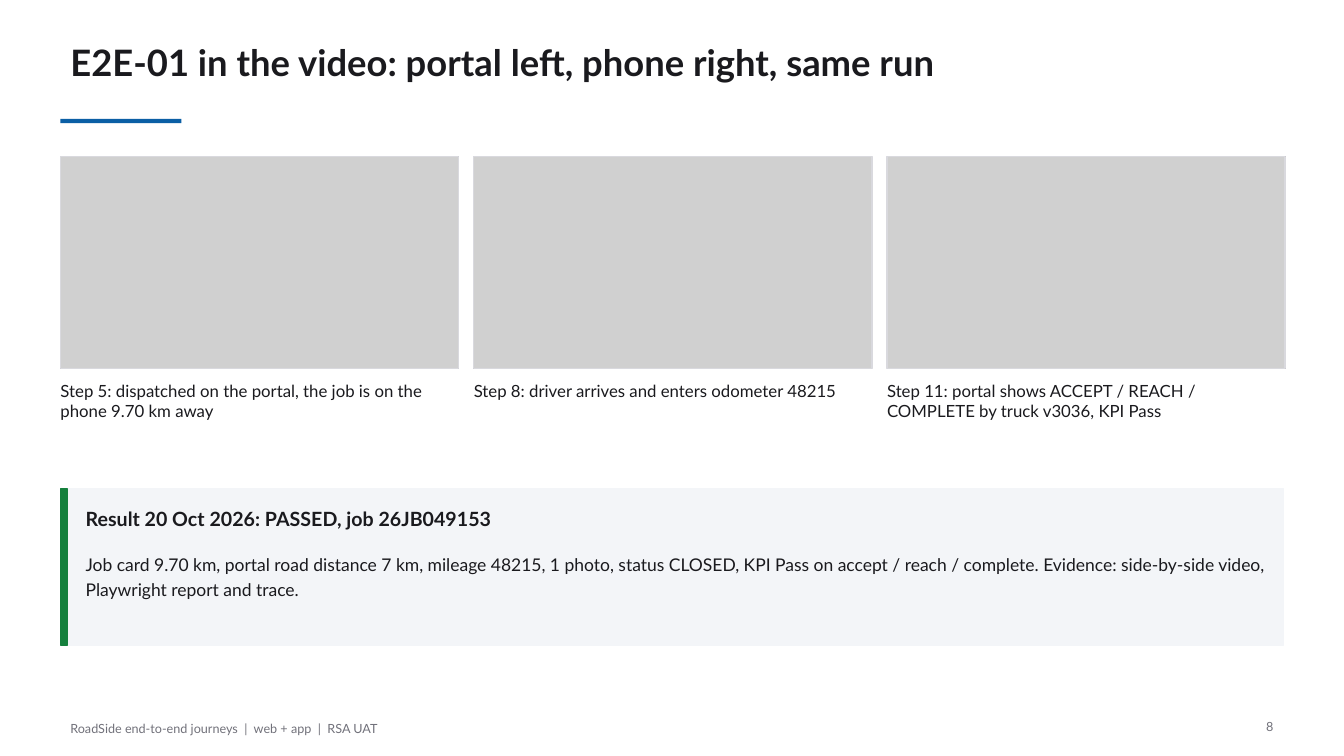
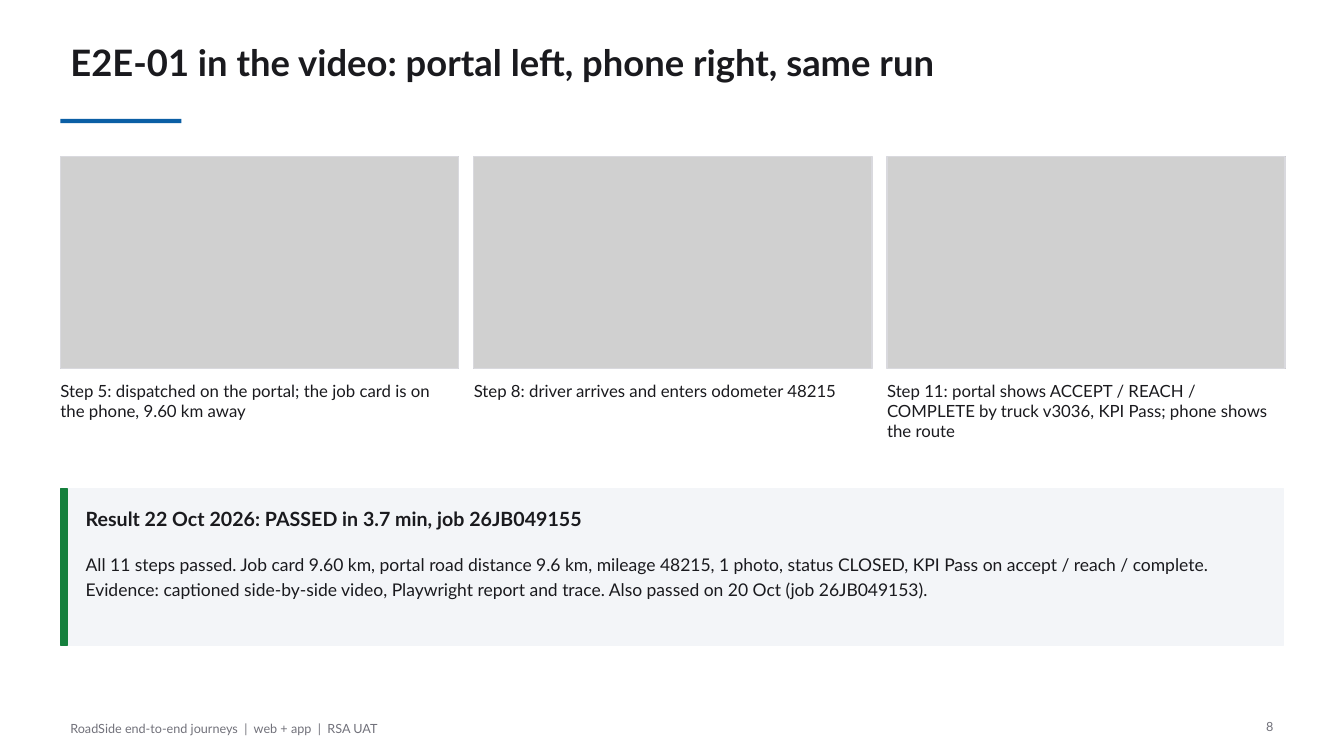
Before and after one commit to bulubuloa/AS.APAC.AI.Workshop, a slide deck: slide 8 of presentations/RoadSide_E2E_Journeys.pptx. Drawn at 1344x756 pixels with LibreOffice and Linux fonts; fonts in the diff are those of the drawing; grey boxes stand for pictures. Boxes give left, top, right and bottom in pixels: in the first picture for what was removed or moved away, otherwise in the second. Text is boxed around its words. In the diff, an @@ line names an element or a change of style, - is before the commit and + after.

Commit message:
E2E tests follow the suite steps (11/8) with captions held 2.5 s; deck with 22 Oct results

```diff
--- a/presentations/RoadSide_E2E_Journeys.pptx
+++ b/presentations/RoadSide_E2E_Journeys.pptx
@@ text at bbox=[60, 384, 430, 420]: text changed @@
-Step 5: dispatched on the portal, the job is on the phone 9.70 km away
+Step 5: dispatched on the portal; the job card is on the phone, 9.60 km away
@@ text at bbox=[887, 384, 1267, 437]: text changed @@
-Step 11: portal shows ACCEPT / REACH / COMPLETE by truck v3036, KPI Pass
+Step 11: portal shows ACCEPT / REACH / COMPLETE by truck v3036, KPI Pass; phone shows the route
@@ text at bbox=[86, 511, 581, 530]: text changed @@
-Result 20 Oct 2026: PASSED, job 26JB049153
+Result 22 Oct 2026: PASSED in 3.7 min, job 26JB049155
@@ text at bbox=[86, 558, 1208, 599]: text changed @@
-Job card 9.70 km, portal road distance 7 km, mileage 48215, 1 photo, status CLOSED, KPI Pass on accept / reach / complete. Evidence: side-by-side video, Playwright report and trace.
+All 11 steps passed. Job card 9.60 km, portal road distance 9.6 km, mileage 48215, 1 photo, status CLOSED, KPI Pass on accept / reach / complete. Evidence: captioned side-by-side video, Playwright report and trace. Also passed on 20 Oct (job 26JB049153).
```
Also in this commit, not shown: 5 other slides changed, 1 slide added, 13 other files.
